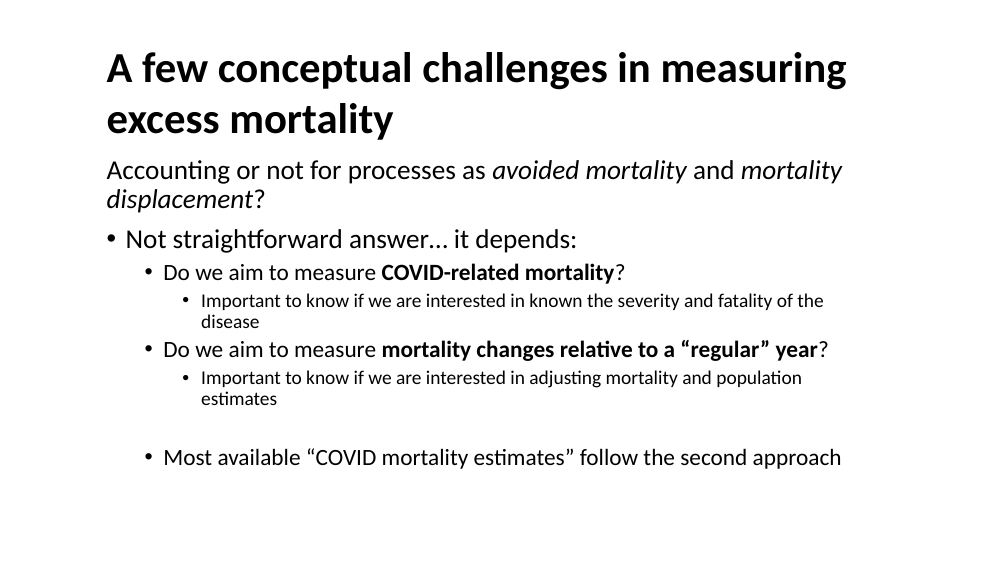
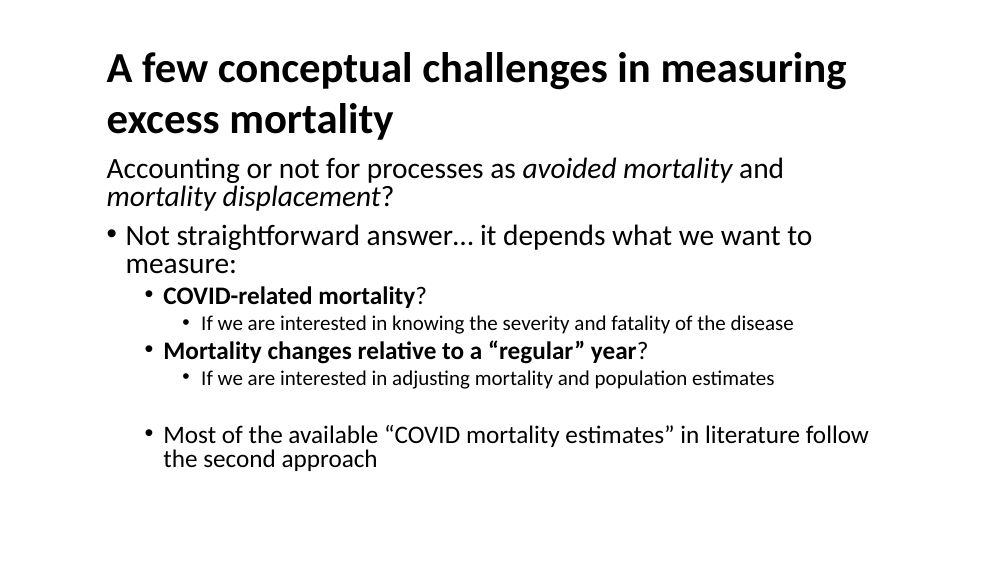
Before and after one commit to kikeacosta/edsd23_apc, a slide deck: slide 17 of slides/04_excess_mortality.pptx. Drawn at 1008x567 pixels with LibreOffice and Linux fonts; fonts in the diff are those of the drawing. Boxes give left, top, right and bottom in pixels: in the first picture for what was removed or moved away, otherwise in the second. Text is boxed around its words. In the diff, an @@ line names an element or a change of style, - is before the commit and + after.

```diff
--- a/slides/04_excess_mortality.pptx
+++ b/slides/04_excess_mortality.pptx
@@ text at box(107, 157, 784, 211): size 25.9 to 28 pt in "Accounting or not for processes as avoided ..."; line spacing 0.9 to 0.8 @@
@@ text at box(126, 224, 869, 471): text changed; size 22.2 to 24 pt @@
-• Not straightforward answer… it depends:
-  • Do we aim to measure COVID-related mortality?
-    • Important to know if we are interested in known the severity and fatality of the disease
-  • Do we aim to measure mortality changes relative to a “regular” year?
-    • Important to know if we are interested in adjusting mortality and population estimates
-  • Most available “COVID mortality estimates” follow the second approach
+• Not straightforward answer… it depends what we want to measure:
+  • COVID-related mortality?
+    • If we are interested in knowing the severity and fatality of the disease
+  • Mortality changes relative to a “regular” year?
+    • If we are interested in adjusting mortality and population estimates
+  • Most of the available “COVID mortality estimates” in literature follow the second approach
```
Also in this commit, not shown: 5 other slides changed, 8 other files.
